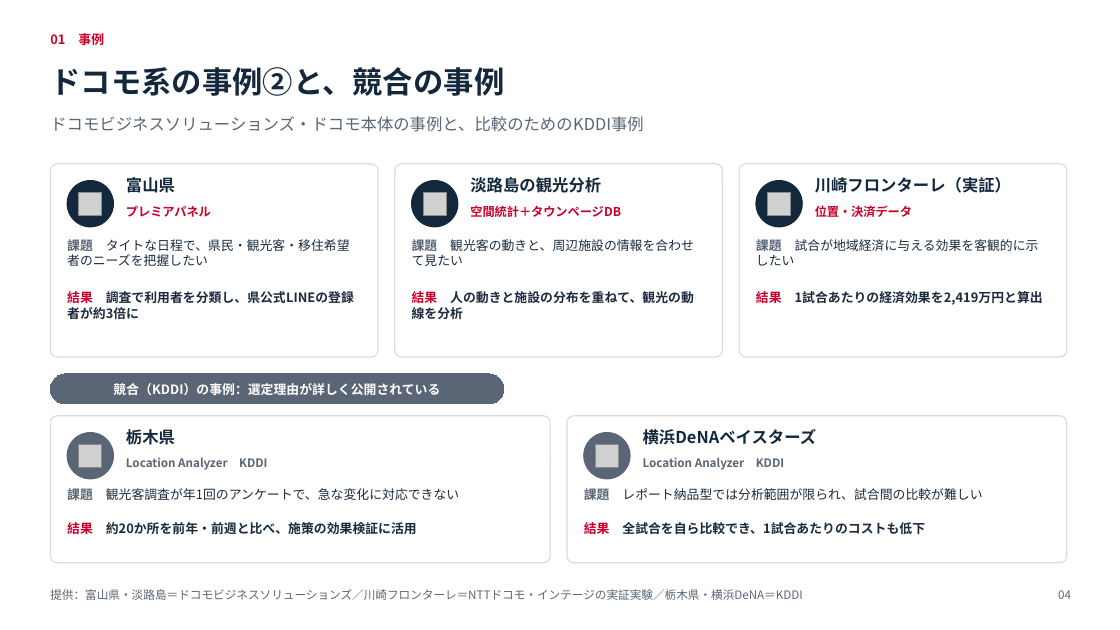
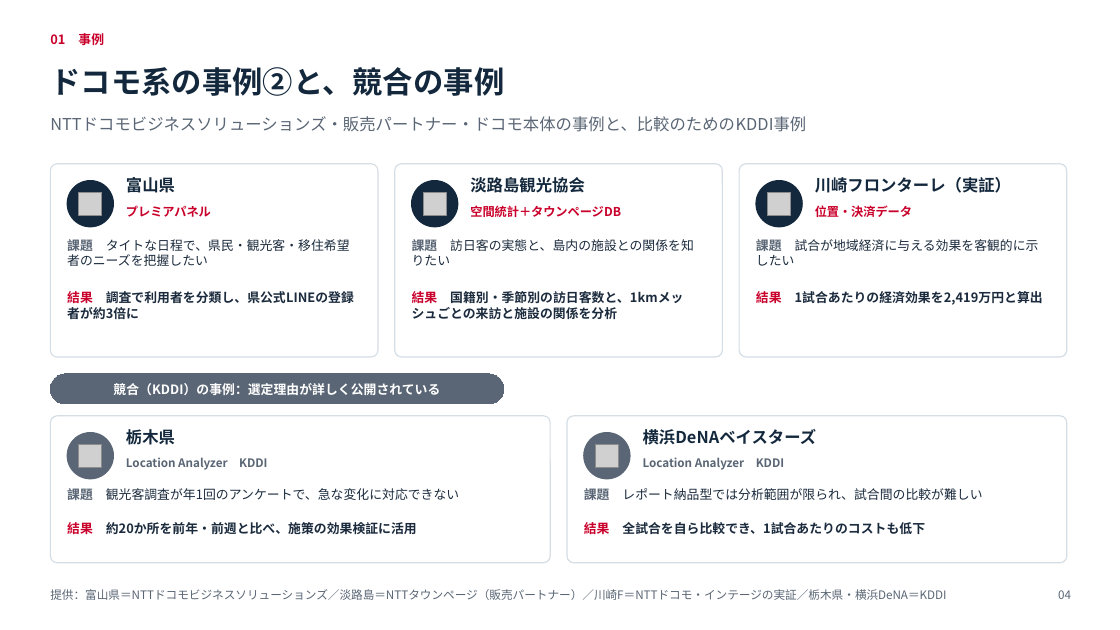
Before and after one commit to ftrugby04-beep/tatsupot, a slide deck: slide 4 of docs/sales/事例調査レポート_提案から契約まで.pptx. Drawn at 1120x630 pixels with LibreOffice and Linux fonts; fonts in the diff are those of the drawing; grey boxes stand for pictures. Boxes give left, top, right and bottom in pixels: in the first picture for what was removed or moved away, otherwise in the second. Text is boxed around its words. In the diff, an @@ line names an element or a change of style, - is before the commit and + after.

```diff
--- a/docs/sales/事例調査レポート_提案から契約まで.pptx
+++ b/docs/sales/事例調査レポート_提案から契約まで.pptx
@@ text at (x1=50, y1=116, x2=806, y2=132): text changed @@
-ドコモビジネスソリューションズ・ドコモ本体の事例と、比較のためのKDDI事例
+NTTドコモビジネスソリューションズ・販売パートナー・ドコモ本体の事例と、比較のためのKDDI事例
@@ text at (x1=470, y1=177, x2=584, y2=193): text changed @@
-淡路島の観光分析
+淡路島観光協会
@@ text at (x1=412, y1=237, x2=694, y2=266): text changed @@
-課題 観光客の動きと、周辺施設の情報を合わせて見たい
+課題 訪日客の実態と、島内の施設との関係を知りたい
@@ text at (x1=412, y1=291, x2=683, y2=304): text changed @@
-結果 人の動きと施設の分布を重ねて、観光の動線を分析
+結果 国籍別・季節別の訪日客数と、1kmメッシュごとの来訪と施設の関係を分析
@@ text at (x1=50, y1=589, x2=946, y2=600): text changed @@
-提供：富山県・淡路島＝ドコモビジネスソリューションズ／川崎フロンターレ＝NTTドコモ・インテージの実証実験／栃木県・横浜DeNA＝KDDI
+提供：富山県＝NTTドコモビジネスソリューションズ／淡路島＝NTTタウンページ（販売パートナー）／川崎F＝NTTドコモ・インテージの実証／栃木県・横浜DeNA＝KDDI
```
Also in this commit, not shown: 8 other slides changed, 5 other files.
